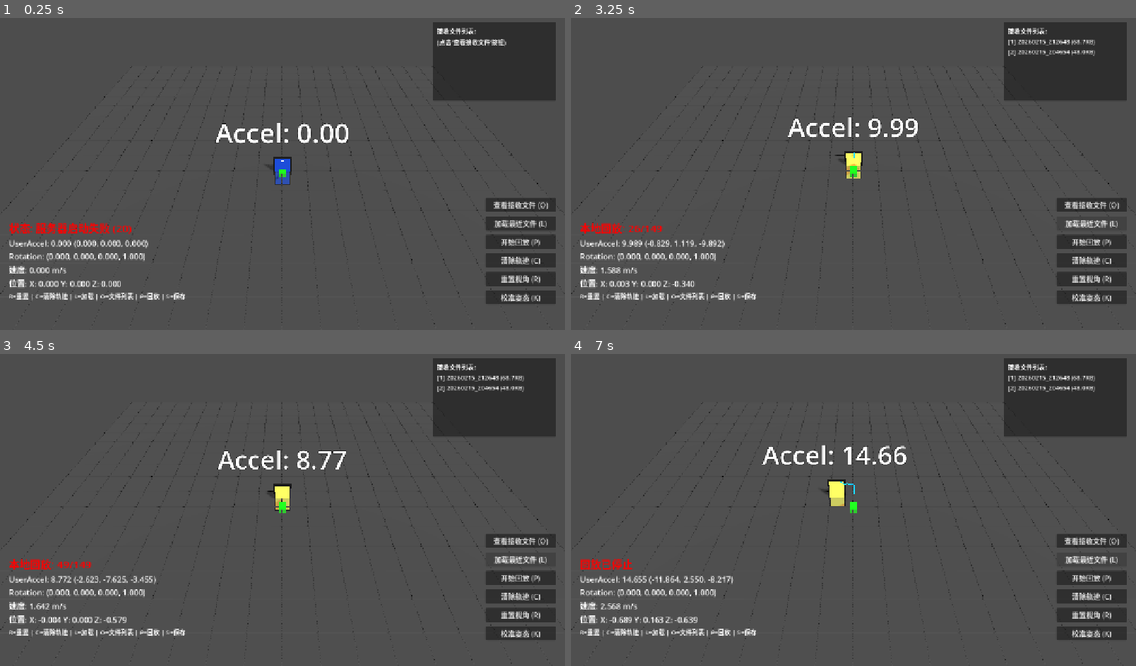
Above: before the commit, frames 1-4 (two rows, left to right).
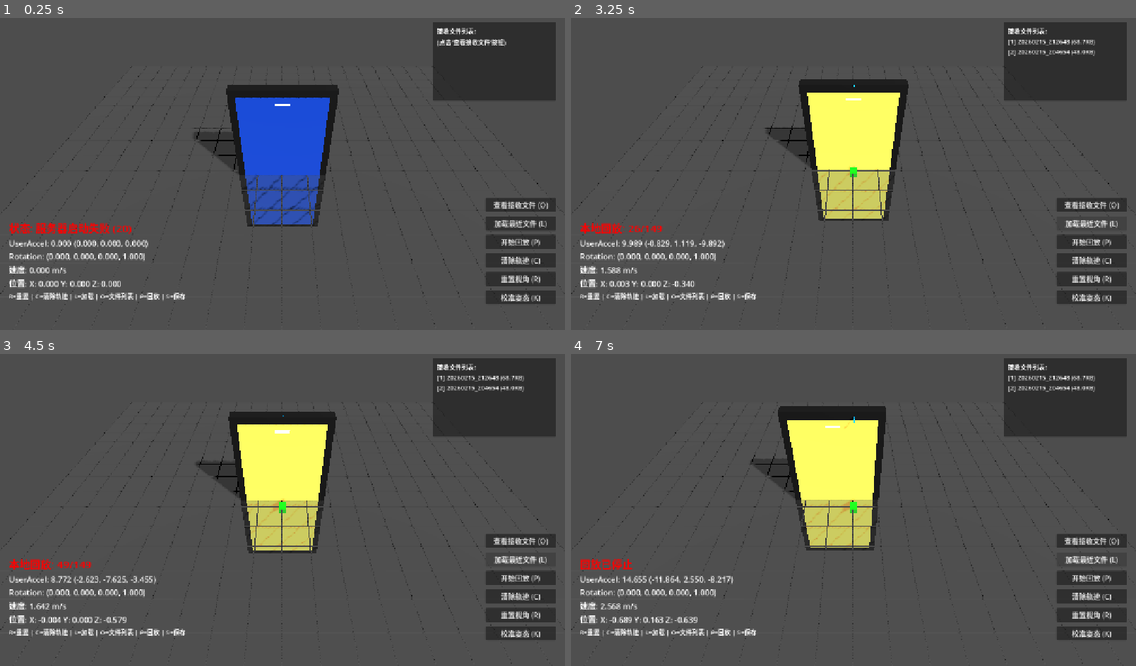
Above: after the commit, the same moments.

Repository: seekerzz/godot-server
Game: Godot game, scene res://main.tscn
The game is run twice, just before and just after one commit, with the same random seed, the same clock (stepped at 60 frames per second) and the same inputs.
Inputs:
- Up to frame 1 (0.25 s): no input
- Up to frame 2 (3.25 s): click "开始回放 (P)" at 0.5 s; click "开始回放 (P)" at 1.25 s; click "查看接收文件 (O)" at 2 s; click "加载最近文件 (L)" at 2.75 s
- Up to frame 3 (4.5 s): tap Enter at 3.5, 3.6 s; hold S from 4.28 s (still down); tap C at 4.35 s
- Up to frame 4 (7 s): release S at 5.03 s; tap L at 5.1 s; tap O at 5.85 s; hold S from 6.53 s (still down); tap P at 6.6 s

The runs differ from the first frame. In frame 1, 7.7% of the frame differs, in the area x 34-62%, y 21-67%; in frame 2, 7.4%; in frame 3, 7.2%; in frame 4, 7.5%.

Commit message:
Update sensor_server.gd

Diff:
--- a/sensor_server.gd
+++ b/sensor_server.gd
@@ -238,7 +238,7 @@
 
 	# 调试输出
 	if show_debug:
-		print("[接收#%d] UserAccel: (%.3f, %.3f, %.3f) | Rotation: (%.3f, %.3f, %.3f, %.3f)" % [
+		print("[接收#%d] 二进制数据 | UserAccel: (%.3f, %.3f, %.3f) | Quat: (%.3f, %.3f, %.3f, %.3f)" % [
 			frame_count,
 			user_accel_data.x, user_accel_data.y, user_accel_data.z,
 			current_rotation.x, current_rotation.y, current_rotation.z, current_rotation.w
@@ -311,7 +311,7 @@
 
 	# 3. 机身 (Body) - 黑色长方体
 	var body_mesh = BoxMesh.new()
-	body_mesh.size = Vector3(0.7, 1.5, 0.08)
+	body_mesh.size = Vector3(3.5, 7.5, 0.4)
 
 	var body_material = StandardMaterial3D.new()
 	body_material.albedo_color = Color(0.1, 0.1, 0.1) # Black
@@ -325,7 +325,7 @@
 
 	# 4. 屏幕 (Screen) - 正面
 	var screen_mesh = BoxMesh.new()
-	screen_mesh.size = Vector3(0.6, 1.4, 0.002) # Slightly thinner than body, sits on top
+	screen_mesh.size = Vector3(3.0, 7.0, 0.01) # Slightly thinner than body, sits on top
 
 	var screen_material = StandardMaterial3D.new()
 	screen_material.albedo_color = Color(0.0, 0.1, 0.3) # Dark Blue
@@ -337,12 +337,12 @@
 	phone_screen_mesh.name = "Screen"
 	phone_screen_mesh.mesh = screen_mesh
 	phone_screen_mesh.material_override = screen_material
-	phone_screen_mesh.position = Vector3(0, 0, 0.041) # On top of body (0.08/2 + small offset)
+	phone_screen_mesh.position = Vector3(0, 0, 0.205) # On top of body (0.4/2 + small offset)
 	phone_pivot.add_child(phone_screen_mesh)
 
 	# 5. 方向标记 (Direction Marker) - 额头小白点
 	var marker_mesh = BoxMesh.new()
-	marker_mesh.size = Vector3(0.1, 0.02, 0.005)
+	marker_mesh.size = Vector3(0.5, 0.1, 0.025)
 
 	var marker_material = StandardMaterial3D.new()
 	marker_material.albedo_color = Color(1, 1, 1) # White
@@ -353,7 +353,7 @@
 	marker.name = "DirectionMarker"
 	marker.mesh = marker_mesh
 	marker.material_override = marker_material
-	marker.position = Vector3(0, 0.65, 0.042) # Near top
+	marker.position = Vector3(0, 3.25, 0.21) # Near top
 	phone_pivot.add_child(marker)
 
 func _update_screen_feedback():
@@ -397,13 +397,13 @@
 	_update_screen_feedback()
 
 	# 更新轨迹
-	add_trajectory_point(phone_position + Vector3(0, 0.75, 0))
+	add_trajectory_point(phone_position + Vector3(0, 3.75, 0))
 
 	# 4. 更新调试3D标签
 	if debug_label_3d:
 		var accel_mag = user_accel_data.length()
 		debug_label_3d.text = "Accel: %.2f" % accel_mag
-		debug_label_3d.position = phone_position + Vector3(0, 2.0, 0) # Adjusted height for phone
+		debug_label_3d.position = phone_position + Vector3(0, 10.0, 0) # Adjusted height for phone
 
 
 func convert_quaternion_to_godot(q: Quaternion) -> Quaternion:
